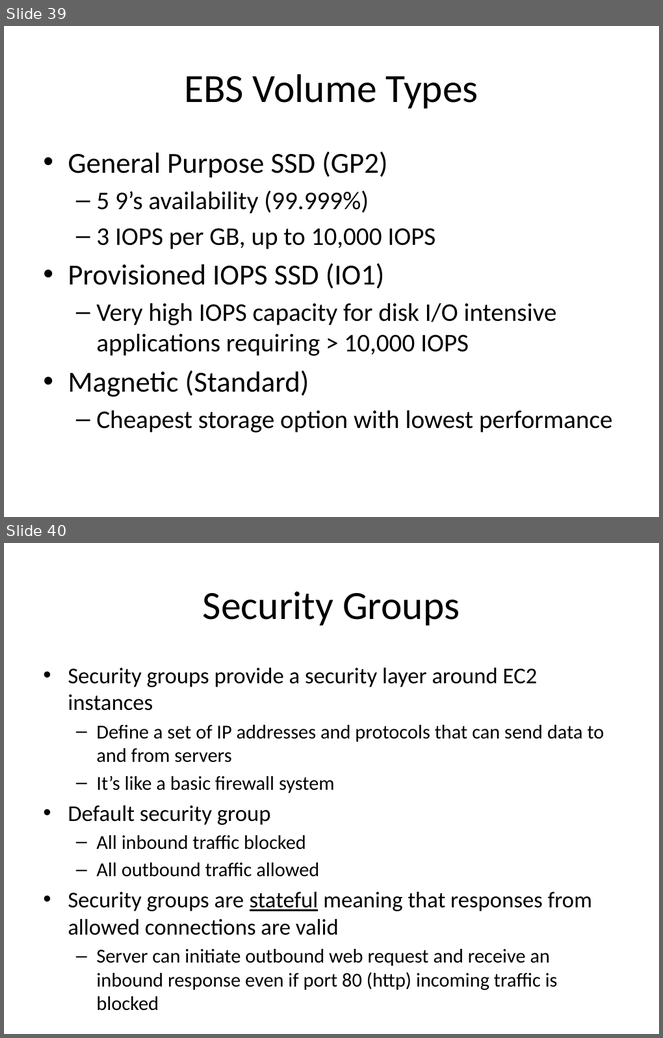
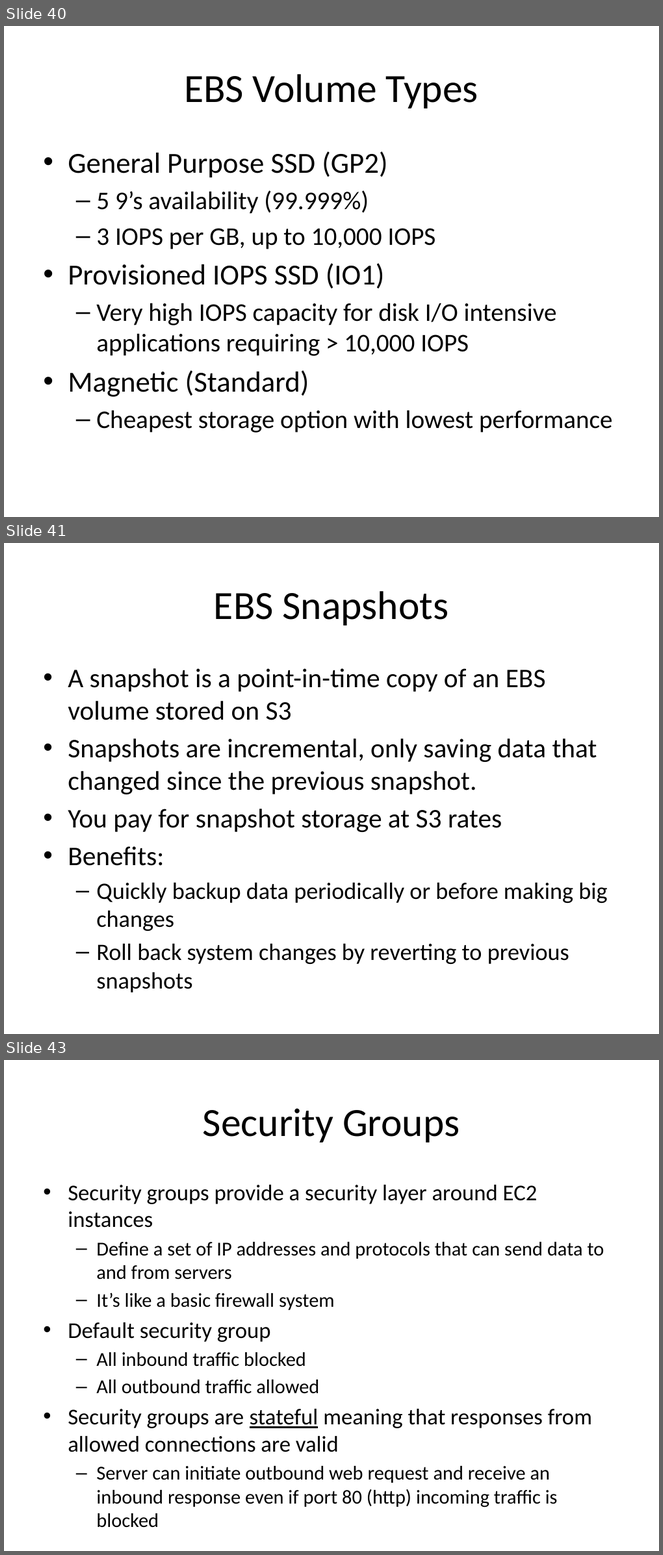
Before and after one commit to jasondbaker/infrastructure-class, a slide deck: infrastructure-week-4.pptx. Shown one above the other, each under a label of ours: slides 39 and 40 before the commit, slides 40, 41 and 43 after it; the slides between them are not shown. The pictures are 663x1038 and 663x1555 pixels, drawn with LibreOffice and Linux fonts; fonts in the diff are those of the drawing. Boxes give left, top, right and bottom in pixels: in the first picture for what was removed or moved away, otherwise in the second. Text is boxed around its words. In the diff, an @@ line names an element or a change of style, - is before the commit and + after.

```diff
--- a/infrastructure-week-4.pptx
+++ b/infrastructure-week-4.pptx
@@ slide 41 added at [4, 543, 659, 1034], background #FFFFFF @@
@@ title added at [214, 591, 449, 626], 44 pt, text #000000 @@
+EBS Snapshots
@@ text added at [68, 668, 607, 993], 29.6 pt, text #000000 @@
+• A snapshot is a point-in-time copy of an EBS volume stored on S3
+• Snapshots are incremental, only saving data that changed since the previous snapshot.
+• You pay for snapshot storage at S3 rates
+• Benefits:
+  – Quickly backup data periodically or before making big changes
+  – Roll back system changes by reverting to previous snapshots
@@ what was slide 39 is now slide 40 @@
@@ what was slide 40 is now slide 43 @@
```
Also in this commit, not shown: 2 slides changed, 3 other slides added, 1 other file.
